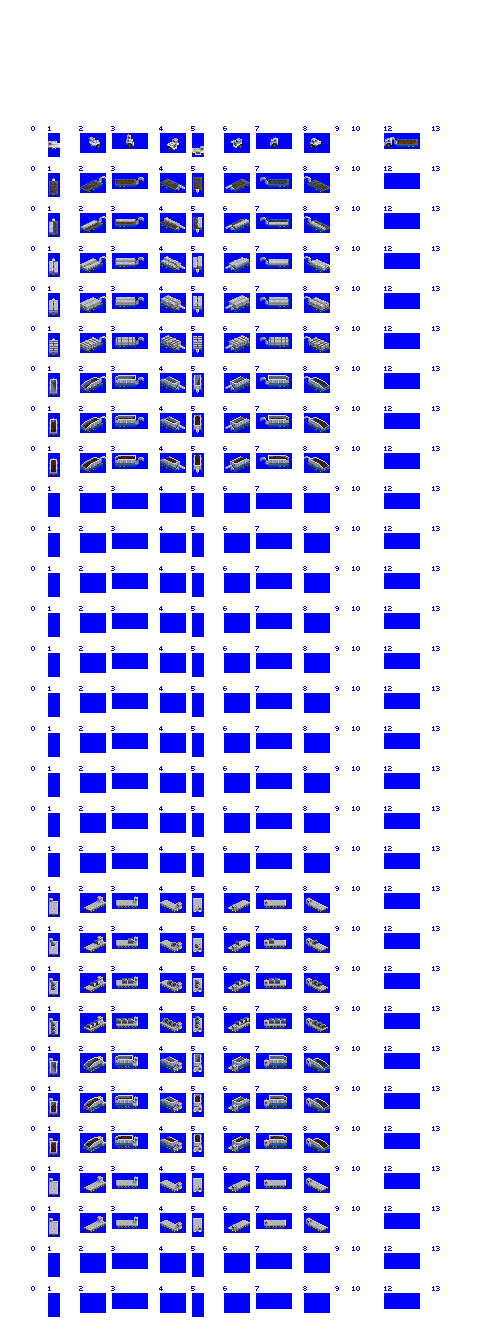
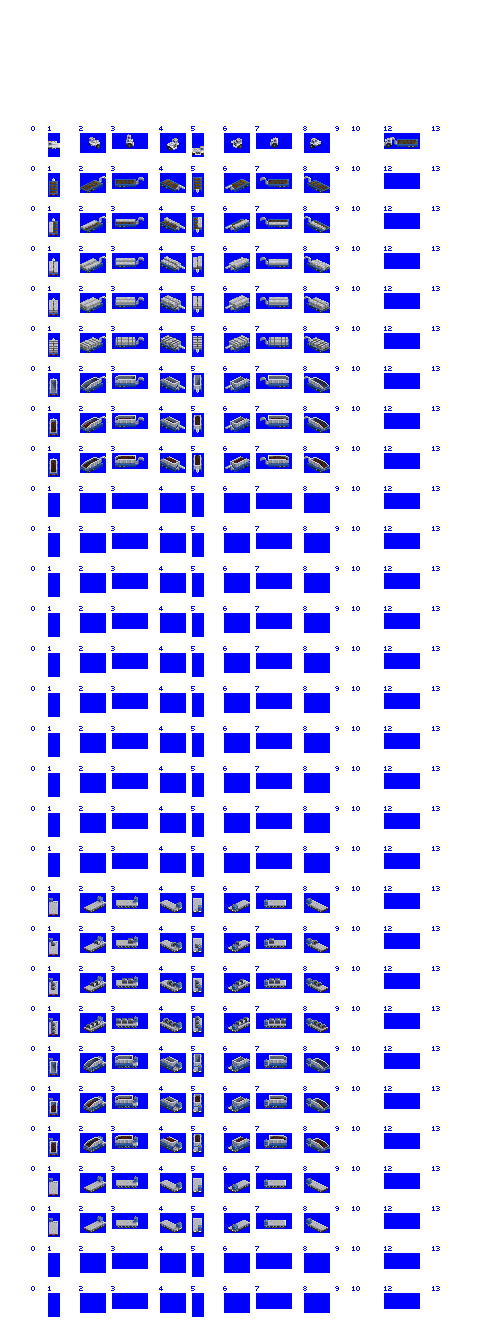
Comparing the layer stacks of the two 500px x 1335px images. Changes:
added layer "cab cc" in group "rigid foundry transporter" over left=49, top=896, right=312, bottom=1231
